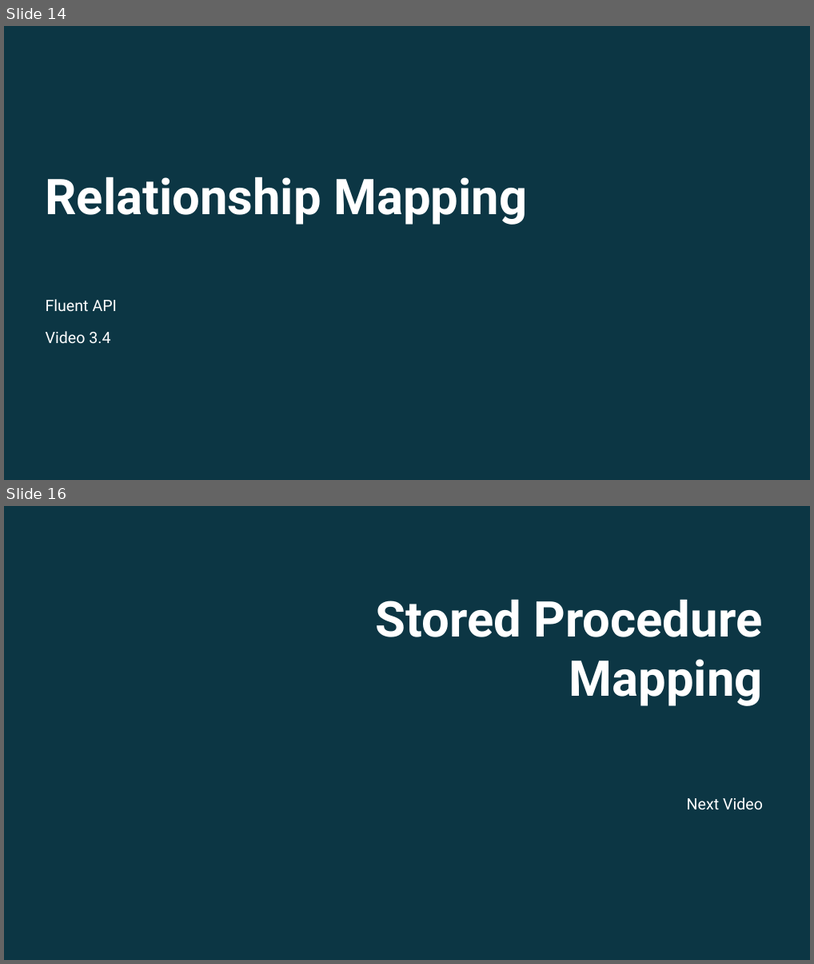
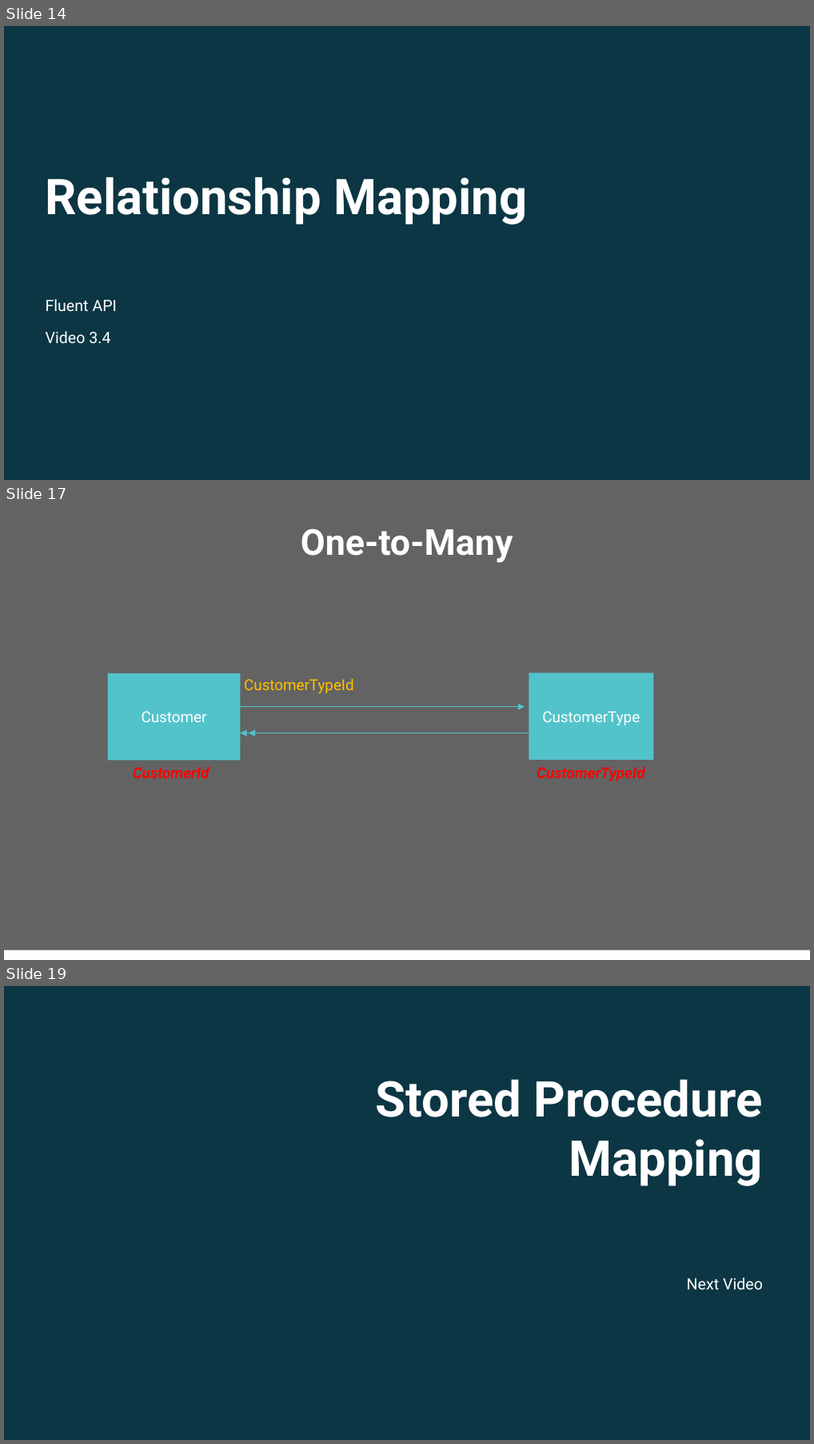
Before and after one commit to ec-council-learning/Entity-Fundamentals-Using-.NET-6, a slide deck: Sections/Section 3/Entity Fundamentals Using .NET 6_Section 3.pptx. Shown one above the other, each under a label of ours: slides 14 and 16 before the commit, slides 14, 17 and 19 after it; the slides between them are not shown. The pictures are 814x964 and 814x1444 pixels, drawn with LibreOffice and Linux fonts; fonts in the diff are those of the drawing; background and template pictures are left out; a plain dark background stands for a picture behind light text. Boxes give left, top, right and bottom in pixels: in the first picture for what was removed or moved away, otherwise in the second. Text is boxed around its words. In the diff, an @@ line names an element or a change of style, - is before the commit and + after.

```diff
--- a/Sections/Section 3/Entity Fundamentals Using .NET 6_Section 3.pptx
+++ b/Sections/Section 3/Entity Fundamentals Using .NET 6_Section 3.pptx
@@ slide 17 added at [4,506,810,960], background picture (left out) @@
@@ rectangle added at [4,506,810,949], fill #3C3C3C at 80% opacity @@
@@ text added at [301,528,514,563], 32 pt, text #FFFFFF, bold @@
+One-to-Many
@@ rectangle added at [108,673,240,760], fill #53C3CB, 13.5 pt, text #FFFFFF @@
+Customer
@@ rectangle added at [529,673,654,760], fill #53C3CB, 13.5 pt, text #FFFFFF @@
+CustomerType
@@ text added at [244,679,354,693], 13.5 pt, text #FFC000 @@
+CustomerTypeId
@@ arrow added from (236, 707) to (525, 707), #53C3CB 0.5 pt @@
@@ arrow added from (529, 732) to (240, 732), #53C3CB 0.5 pt @@
@@ arrow added from (529, 732) to (248, 732), #53C3CB 0.5 pt @@
@@ text added at [133,767,210,778], 13.5 pt, text #FF0000, bold, italic @@
+CustomerId
@@ text added at [537,767,646,781], 13.5 pt, text #FF0000, bold, italic @@
+CustomerTypeId
@@ what was slide 16 is now slide 19 @@
```
Also in this commit, not shown: 3 slides changed, 2 other slides added, 26 other files.
